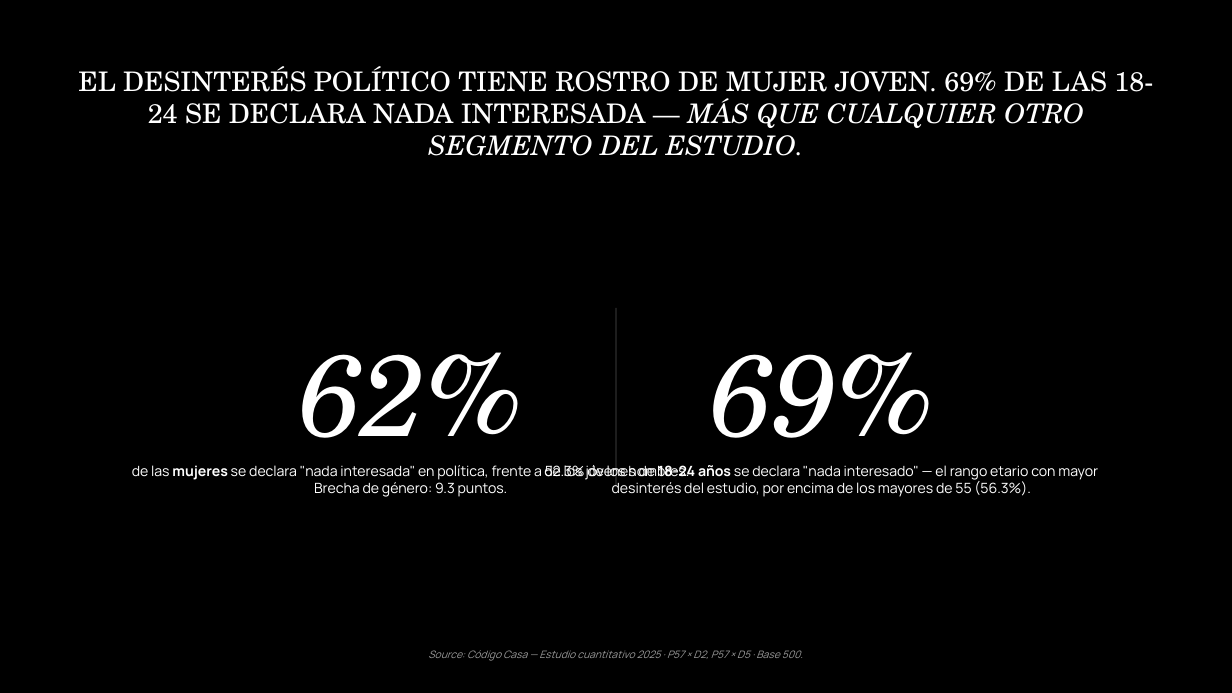
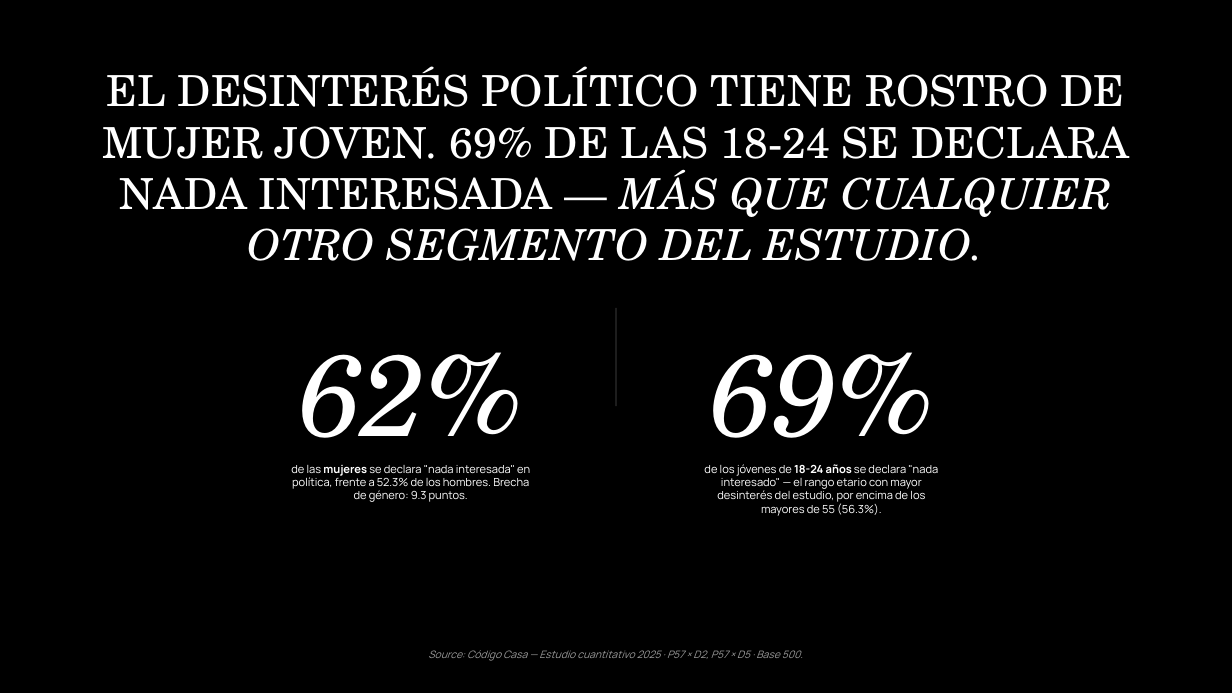
Before and after one commit to jeremyninja/c-digocasa-cerebro, a slide deck: slide 6 of Agentes Hallazgos/opiniones-politicas-deck-flat.pptx. Drawn at 1232x693 pixels with LibreOffice and Linux fonts; fonts in the diff are those of the drawing. Boxes give left, top, right and bottom in pixels: in the first picture for what was removed or moved away, otherwise in the second. Text is boxed around its words. In the diff, an @@ line names an element or a change of style, - is before the commit and + after.

Commit message:
v5 patch — Creencias y Opiniones Políticas re-construidos con dims correctas
- Patch local de build_sistema_creencias_deck.py: STAT_BOX 378×113, DESC_PT 13
- Patch local de build_opiniones_politicas_deck.py: STAT_BOX 378×113, DESC 13pt, HEADLINE 50pt fijo (sin auto-size)
- Ambos .pptx regenerados con v5 dimensions
- aprendizajes-montador-cc.md actualizado con LECCIÓN CRÍTICA: el agente cloud no debe reutilizar scripts previos del repo sin verificar v5

Fix del bug detectado por Jeremy: los re-runs de Creencias y Opiniones Políticas pushearon decks con dims viejas porque el cazador reutilizó scripts existentes.

```diff
--- a/Agentes Hallazgos/opiniones-politicas-deck-flat.pptx
+++ b/Agentes Hallazgos/opiniones-politicas-deck-flat.pptx
@@ text "EL DESINTERÉS POLÍTICO TIENE ROSTRO ..." at (x1=102, y1=66, x2=1128, y2=261): size 31.5 to 50 pt @@
@@ rectangle resized from (x1=615, y1=308, x2=617, y2=487) to (x1=615, y1=308, x2=617, y2=406) @@
@@ text "de las mujeres se declara ..." moved from (x1=132, y1=465, x2=689, y2=497) to (x1=291, y1=465, x2=530, y2=502) @@
@@ text "de las mujeres se declara ..." at (x1=291, y1=465, x2=530, y2=502): size 16.5 to 13 pt @@
@@ text "de los jóvenes de 18-24 ..." at (x1=704, y1=464, x2=938, y2=516): size 16.5 to 13 pt @@
@@ text "de los jóvenes de 18-24 ..." moved from (x1=544, y1=465, x2=1098, y2=497) to (x1=704, y1=464, x2=938, y2=516) @@
```
Also in this commit, not shown: 13 other slides changed, 4 other files.
